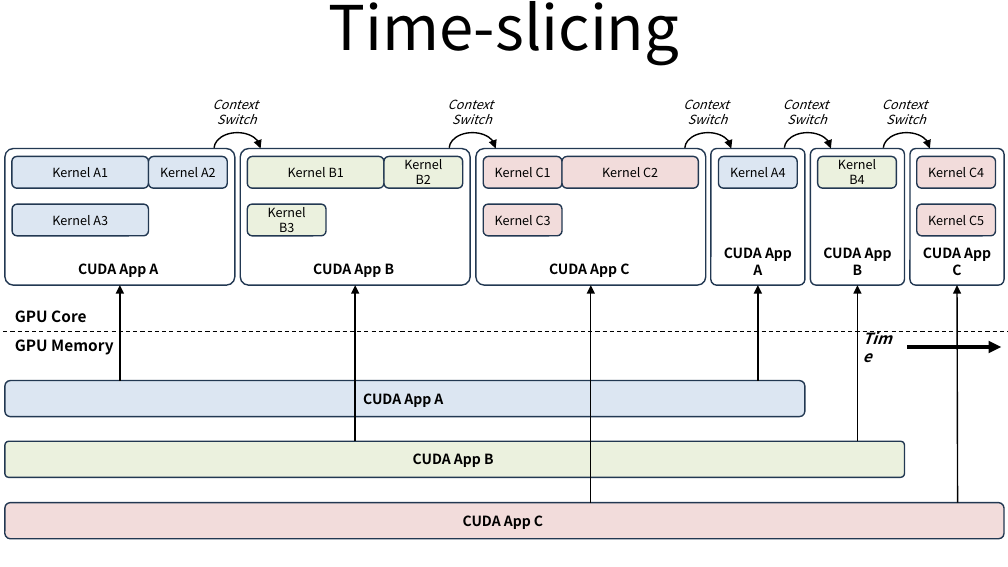
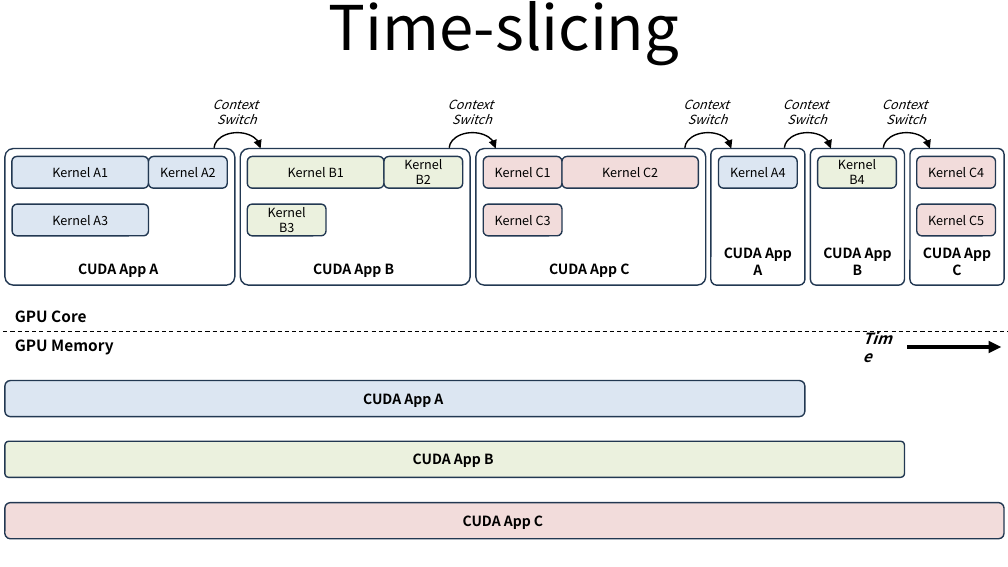
Before and after one commit to ssup2/blog-software, a slide deck: slide 3 of content/docs/theory-analysis/nvidia-gpu-sharing/images/images.pptx. Drawn at 1008x567 pixels with LibreOffice and Linux fonts; fonts in the diff are those of the drawing. Boxes give left, top, right and bottom in pixels: in the first picture for what was removed or moved away, otherwise in the second. Text is boxed around its words. In the diff, an @@ line names an element or a change of style, - is before the commit and + after.

```diff
--- a/content/docs/theory-analysis/nvidia-gpu-sharing/images/images.pptx
+++ b/content/docs/theory-analysis/nvidia-gpu-sharing/images/images.pptx
@@ arrow removed from (120, 381) to (120, 285) @@
@@ arrow removed from (355, 442) to (355, 285) @@
@@ arrow removed from (591, 503) to (591, 285) @@
@@ arrow removed from (758, 381) to (758, 285) @@
@@ arrow removed from (858, 442) to (858, 285) @@
@@ arrow removed from (958, 503) to (957, 285) @@
```
Also in this commit, not shown: 7 other slides changed, 10 other files.
